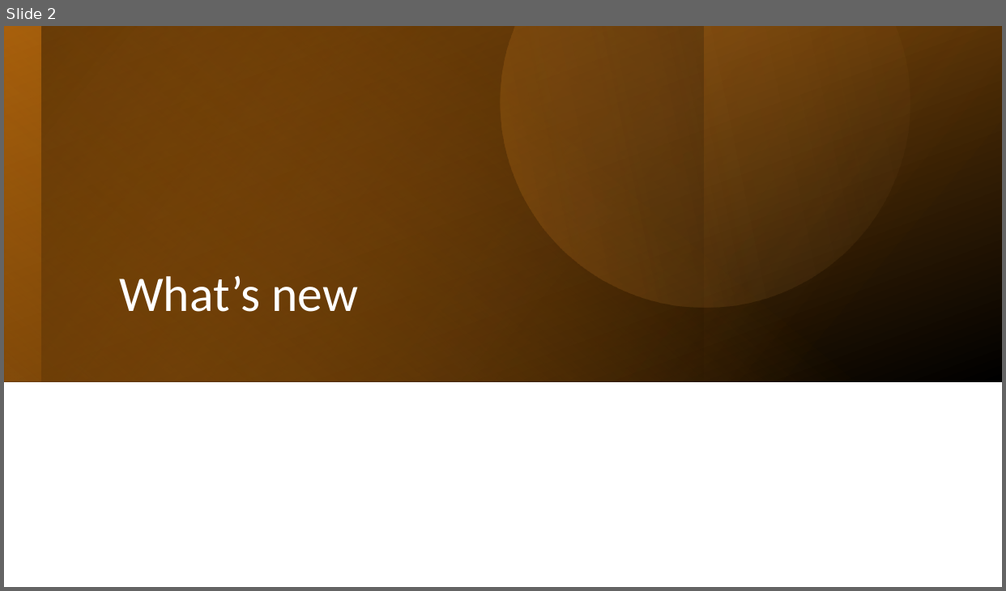
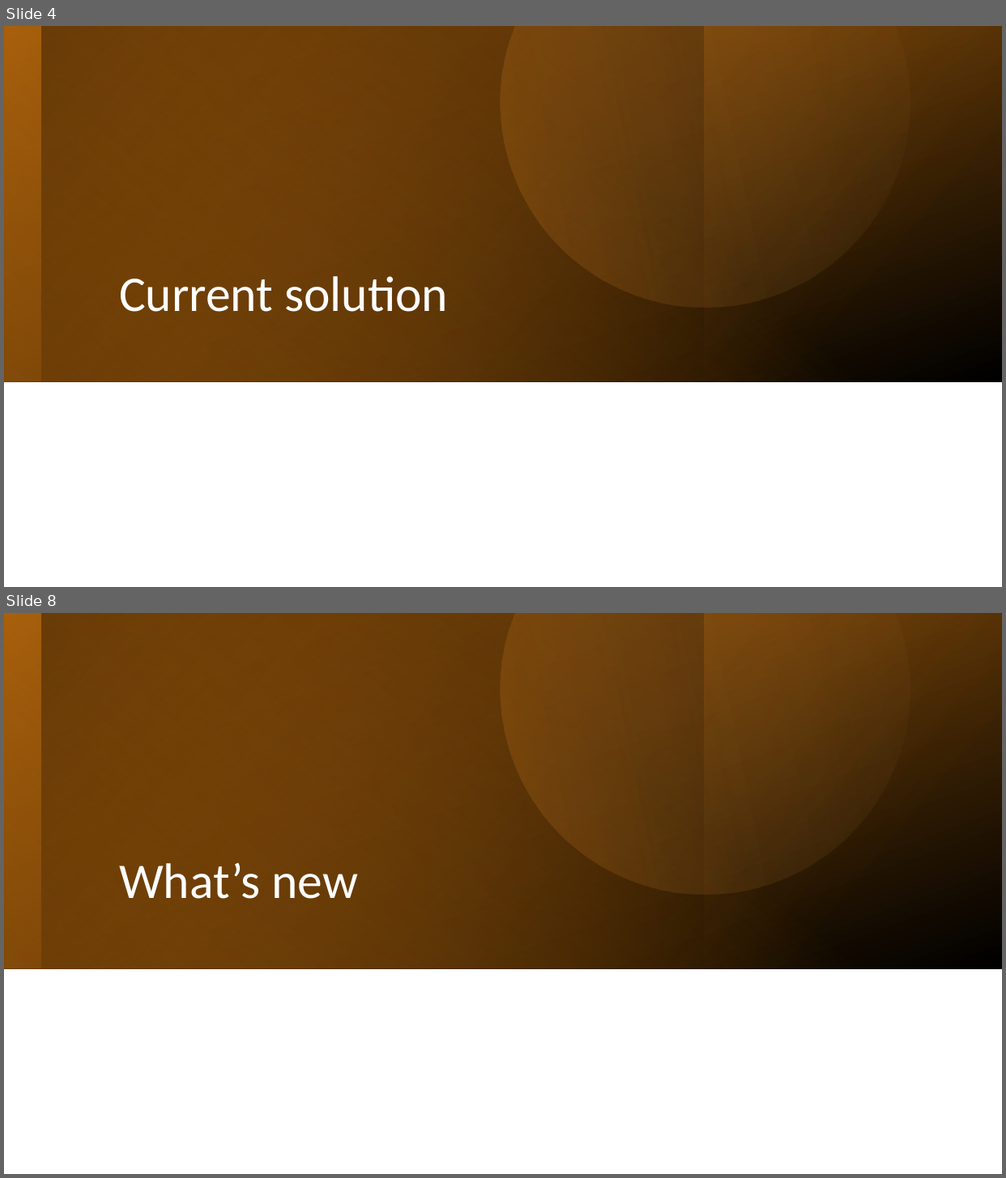
Before and after one commit to RoiTief/Exam-Management-System, a slide deck: docs/slide_07_05_24.pptx. Shown one above the other, each under a label of ours: slide 2 before the commit, slides 4 and 8 after it; the slides between them are not shown. The pictures are 1006x591 and 1006x1178 pixels, drawn with LibreOffice and Linux fonts; fonts in the diff are those of the drawing. Boxes give left, top, right and bottom in pixels: in the first picture for what was removed or moved away, otherwise in the second. Text is boxed around its words. In the diff, an @@ line names an element or a change of style, - is before the commit and + after.

```diff
--- a/docs/slide_07_05_24.pptx
+++ b/docs/slide_07_05_24.pptx
@@ slide 4 added at [4,26,1002,587], background #FFFFFF @@
@@ rectangle added at [4,26,1002,382], fill gradient #AB620D to #000000 @@
@@ rectangle added at [4,26,1002,382], fill gradient #E48312 to #AB620D @@
@@ rectangle added at [4,26,703,382], fill gradient #724209 to #000000 @@
@@ rectangle added at [40,26,1002,382], fill gradient #E48312 to #000000 @@
@@ freeform shape added at [428,26,961,380], fill gradient #E48312 to #F3B56C @@
@@ title added at [119,276,448,312], 48 pt, text #FFFFFF @@
+Current solution
@@ what was slide 2 is now slide 8 @@
```
Also in this commit, not shown: 3 slides changed, 6 other slides added, 5 slides removed.
